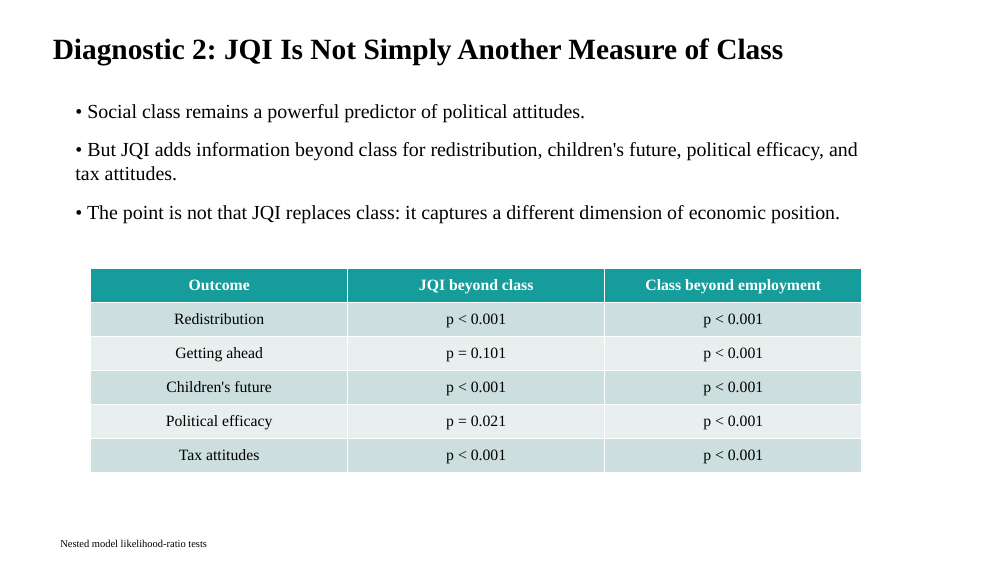
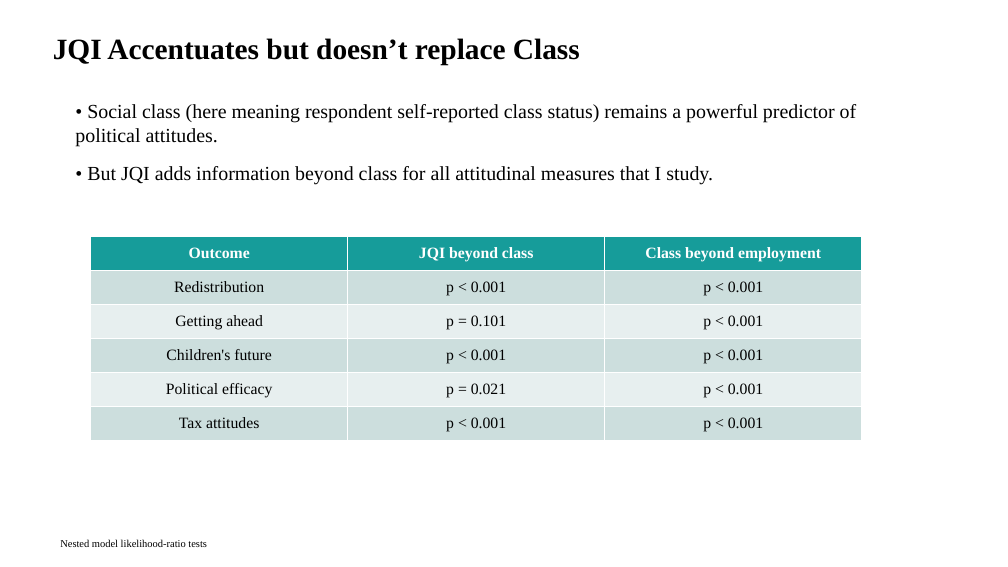
Before and after one commit to chosam2322/Precariat_Politics, a slide deck: slide 10 of Harvard_RaceWorkshop_amended.pptx (slide 11 before the commit). Drawn at 1008x567 pixels with LibreOffice and Linux fonts; fonts in the diff are those of the drawing. Boxes give left, top, right and bottom in pixels: in the first picture for what was removed or moved away, otherwise in the second. Text is boxed around its words. In the diff, an @@ line names an element or a change of style, - is before the commit and + after.

```diff
--- a/Harvard_RaceWorkshop_amended.pptx
+++ b/Harvard_RaceWorkshop_amended.pptx
@@ text at [53, 38, 580, 65]: text changed @@
-Diagnostic 2: JQI Is Not Simply Another Measure of Class
+JQI Accentuates but doesn’t replace Class
@@ text at [75, 104, 857, 185]: text changed @@
-• Social class remains a powerful predictor of political attitudes.
-• But JQI adds information beyond class for redistribution, children's future, political efficacy, and tax attitudes.
-• The point is not that JQI replaces class: it captures a different dimension of economic position.
+• Social class (here meaning respondent self-reported class status) remains a powerful predictor of political attitudes.
+• But JQI adds information beyond class for all attitudinal measures that I study.
@@ table: place and size @@
-table at [91, 268, 862, 473]
+table at [91, 236, 862, 440]
```
Also in this commit, not shown: 7 other slides changed, 11 slides added, 5 slides removed, 12 other files.
